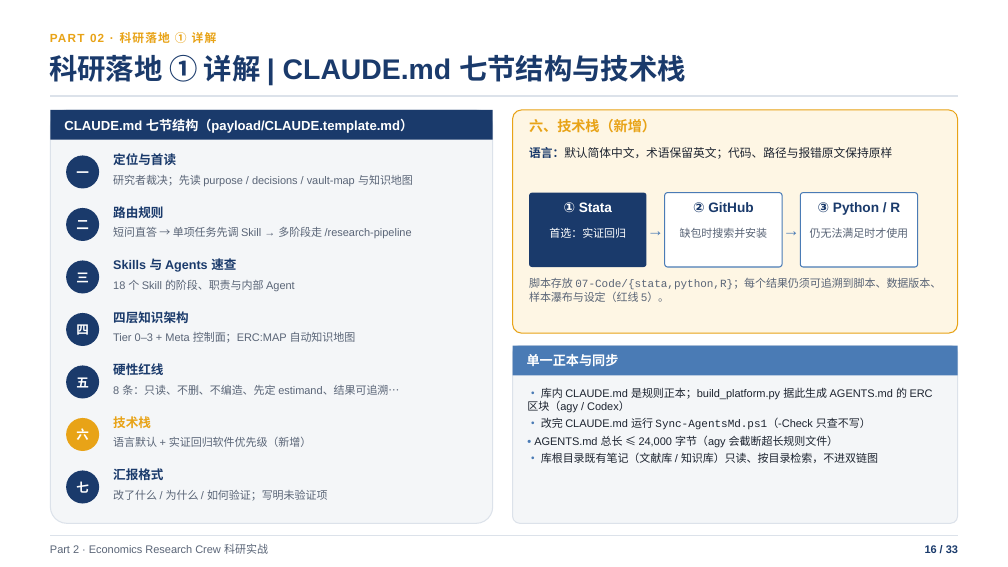
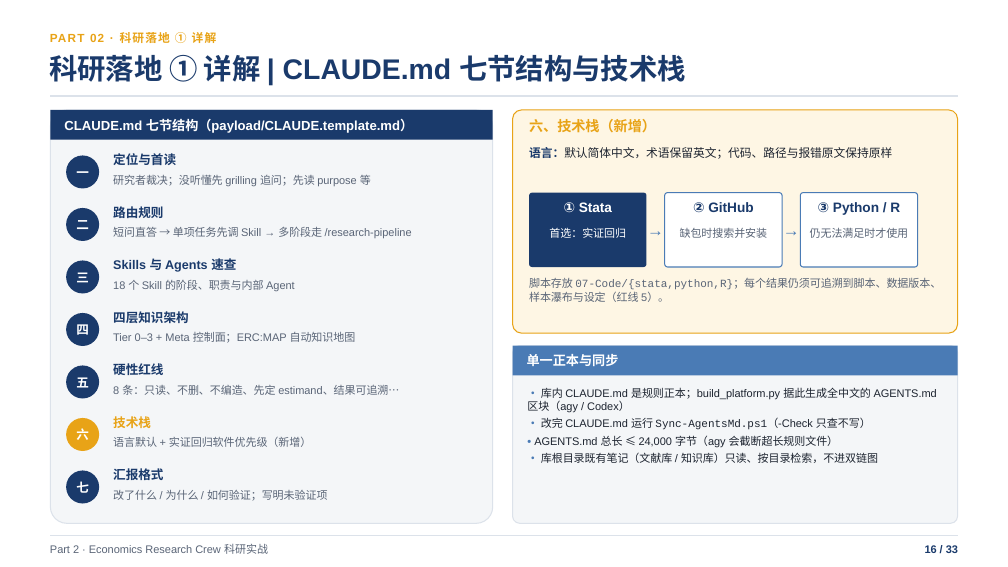
Before and after one commit to shjzzzz/Economics-Research-Crew, a slide deck: slide 16 of Claude_Code_基础与_Economics_Research_Crew_实战.pptx. Drawn at 1008x567 pixels with LibreOffice and Linux fonts; fonts in the diff are those of the drawing. Boxes give left, top, right and bottom in pixels: in the first picture for what was removed or moved away, otherwise in the second. Text is boxed around its words. In the diff, an @@ line names an element or a change of style, - is before the commit and + after.

```diff
--- a/Claude_Code_基础与_Economics_Research_Crew_实战.pptx
+++ b/Claude_Code_基础与_Economics_Research_Crew_实战.pptx
@@ text at [113, 175, 371, 186]: text changed @@
-研究者裁决；先读 purpose / decisions / vault-map 与知识地图
+研究者裁决；没听懂先 grilling 追问；先读 purpose 等
@@ text at [527, 387, 937, 413]: text changed @@
-• 库内 CLAUDE.md 是规则正本；build_platform.py 据此生成 AGENTS.md 的 ERC 区块（agy / Codex）
+• 库内 CLAUDE.md 是规则正本；build_platform.py 据此生成全中文的 AGENTS.md 区块（agy / Codex）
```
Also in this commit, not shown: 3 other slides changed.
